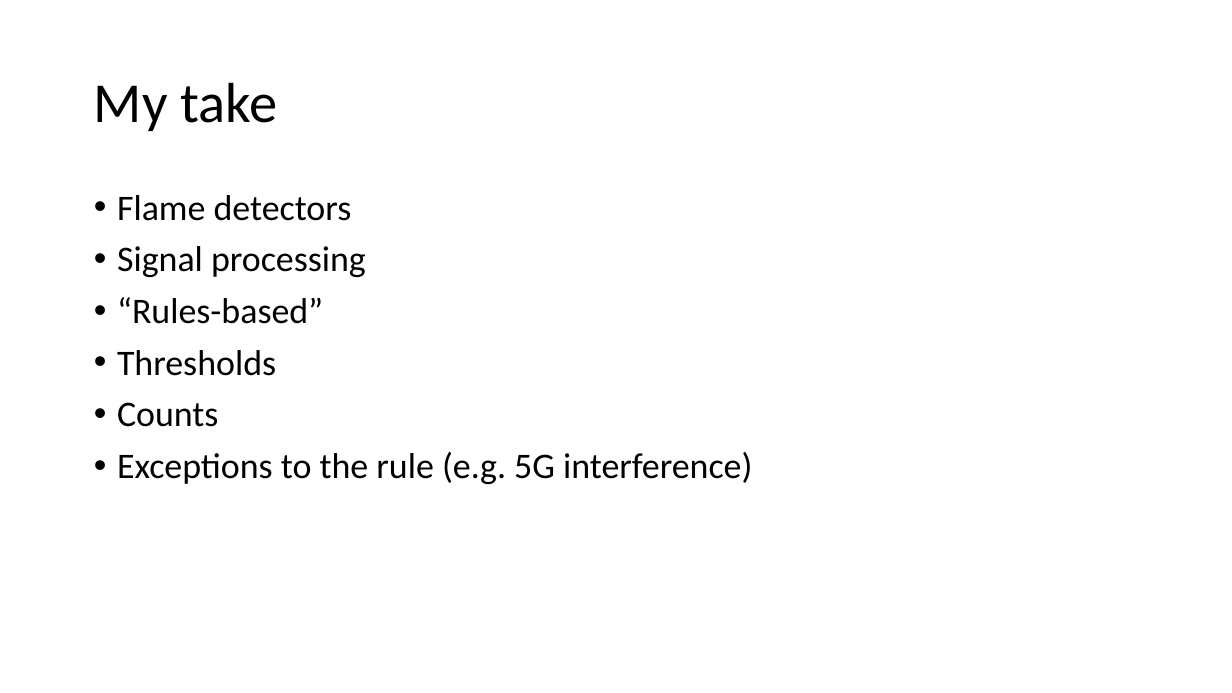
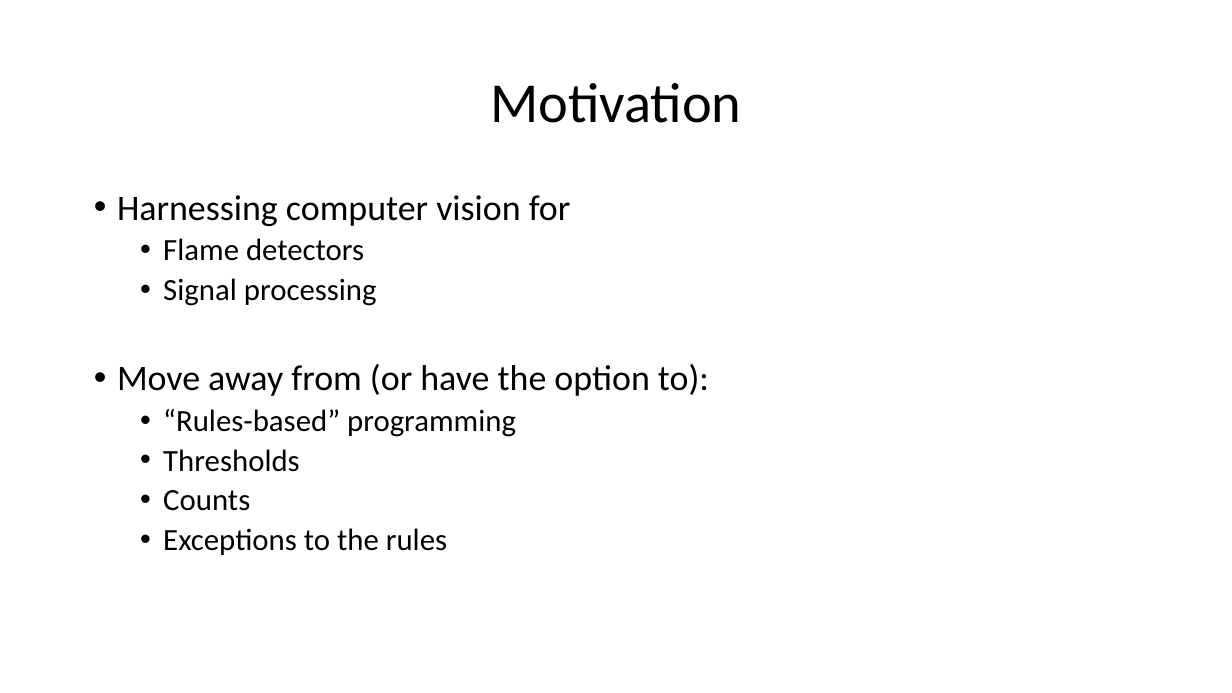
Before and after one commit to dsikar/pi-face-recognition, a slide deck: slide 5 of workshop/FaceRecognitionInTheWild-Presentation.pptx (slide 4 before the commit). Drawn at 1232x693 pixels with LibreOffice and Linux fonts; fonts in the diff are those of the drawing. Boxes give left, top, right and bottom in pixels: in the first picture for what was removed or moved away, otherwise in the second. Text is boxed around its words. In the diff, an @@ line names an element or a change of style, - is before the commit and + after.

Commit message:
More slides

```diff
--- a/workshop/FaceRecognitionInTheWild-Presentation.pptx
+++ b/workshop/FaceRecognitionInTheWild-Presentation.pptx
@@ title at (490,83,742,123): text changed @@
-My take
+Motivation
@@ text at (117,195,571,226): paragraph added @@
+• Harnessing computer vision for
@@ text at (163,238,377,511): size 28 to 24 pt in "Flame detectors", "Signal processing", "Thresholds", "Counts"; list level 1 to 2 in "Flame detectors"; list level 1 to 2 in "Signal processing"; list level 1 to 2 in "Thresholds"; list level 1 to 2 in "Counts" @@
@@ text at (117,364,709,437): text changed @@
-• “Rules-based”
+• Move away from (or have the option to):
+  • “Rules-based” programming
@@ text at (163,528,447,555): text changed; size 28 to 24 pt @@
-• Exceptions to the rule (e.g. 5G interference)
+  • Exceptions to the rules
```
Also in this commit, not shown: 2 other slides changed, 2 slides added.
